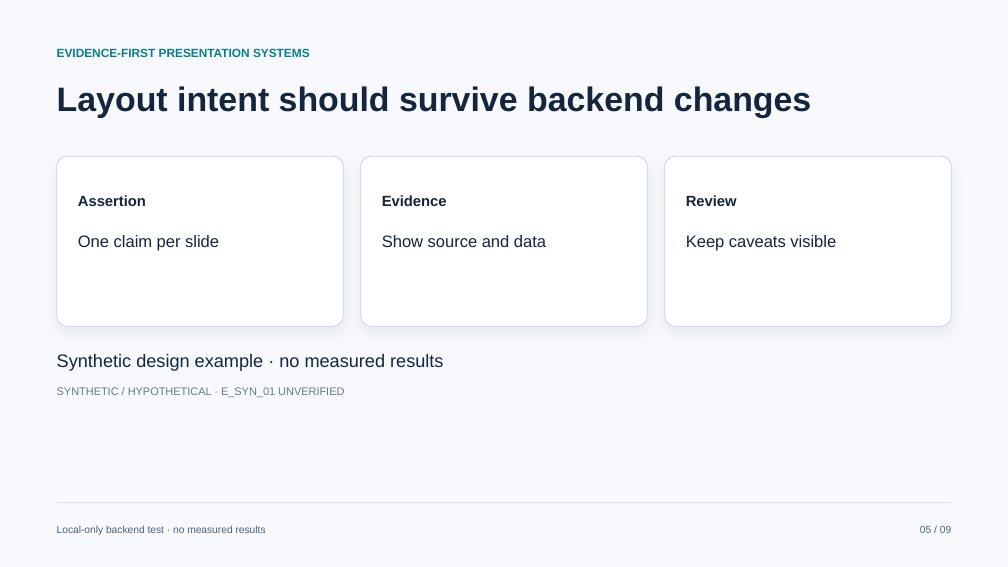
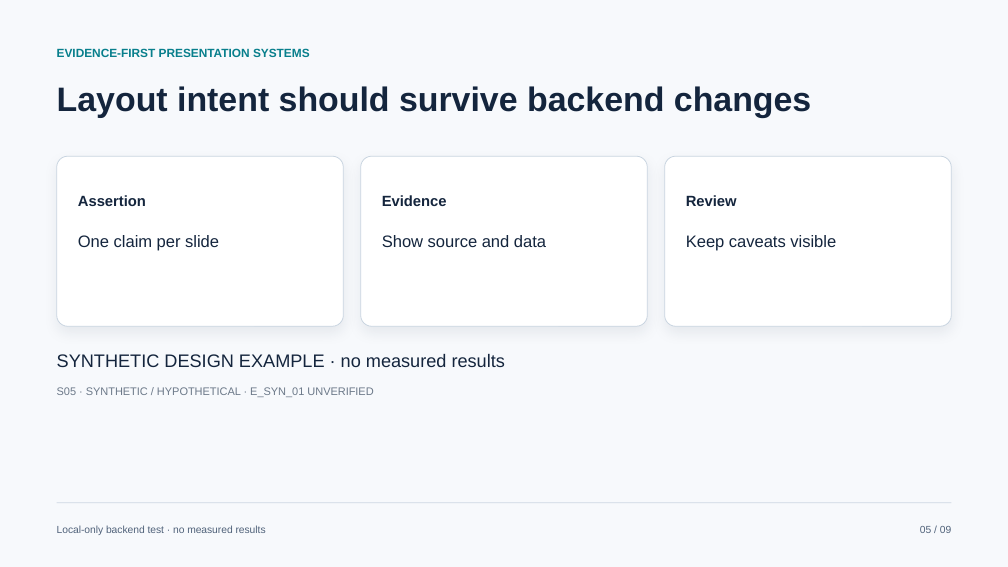
Before and after one commit to georgeorange-crypto/AIAutoSlides-Making, a slide deck: slide 5 of artifacts/open-source-bakeoff/pptagent/answer.pptx. Drawn at 1008x567 pixels with LibreOffice and Linux fonts; fonts in the diff are those of the drawing. Boxes give left, top, right and bottom in pixels: in the first picture for what was removed or moved away, otherwise in the second. Text is boxed around its words. In the diff, an @@ line names an element or a change of style, - is before the commit and + after.

```diff
--- a/artifacts/open-source-bakeoff/pptagent/answer.pptx
+++ b/artifacts/open-source-bakeoff/pptagent/answer.pptx
@@ text at (x1=57, y1=354, x2=505, y2=367): text changed @@
-Synthetic design example · no measured results
+SYNTHETIC DESIGN EXAMPLE · no measured results
@@ text at (x1=57, y1=387, x2=373, y2=397): text changed @@
-SYNTHETIC / HYPOTHETICAL · E_SYN_01 UNVERIFIED
+S05 · SYNTHETIC / HYPOTHETICAL · E_SYN_01 UNVERIFIED
```
Also in this commit, not shown: 8 other slides changed, 41 other files.
